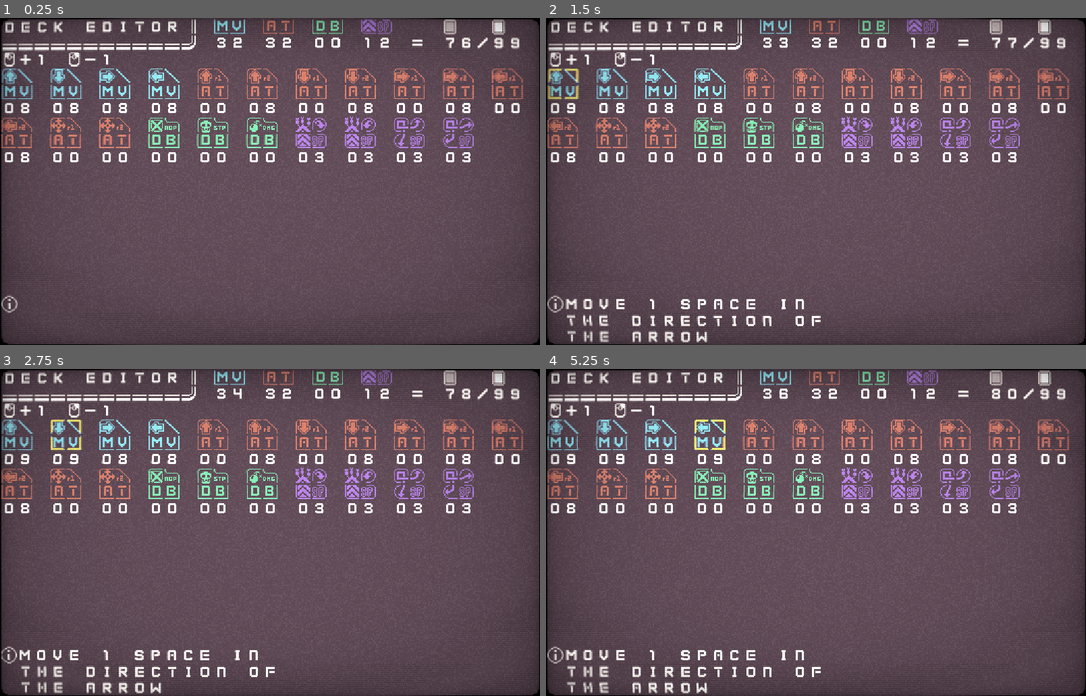
Above: before the commit, frames 1-4 (two rows, left to right).
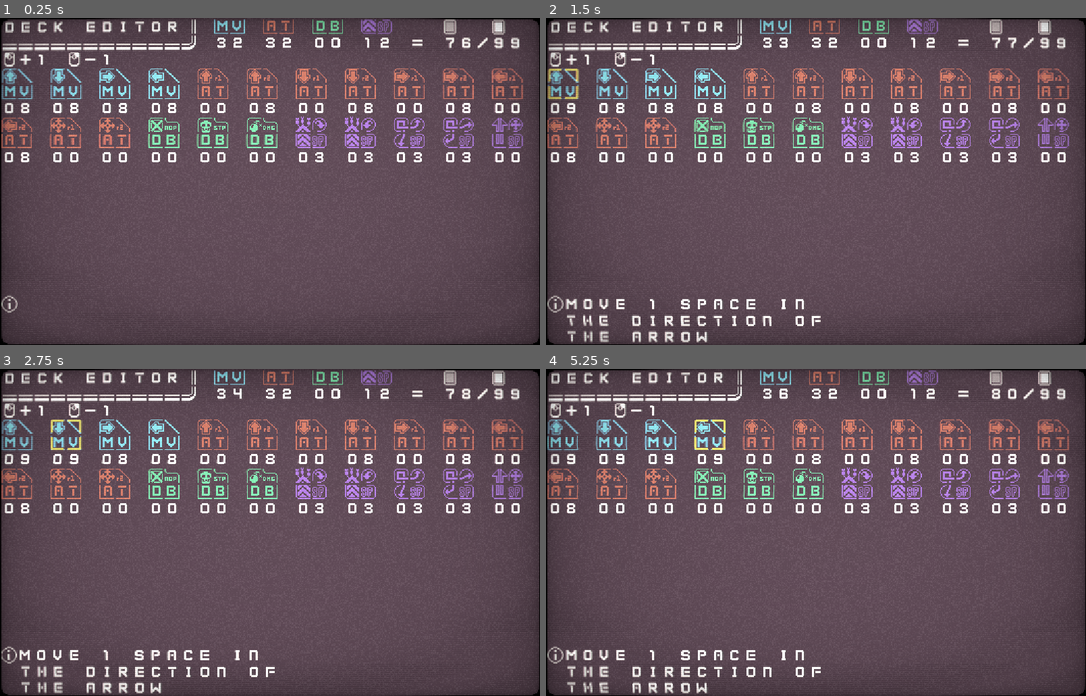
Above: after the commit, the same moments.

Repository: adam-bethell/RoboChess
Game: Godot game, scene res://DeckEditor.tscn
The game is run twice, just before and just after one commit, with the same random seed, the same clock (stepped at 60 frames per second) and the same inputs. This scene is started directly instead of the project's main scene.
Inputs (mouse positions are in pixels of both pictures, inside the frame that each line leads up to):
- Up to frame 1 (0.25 s): no input
- Up to frame 2 (1.5 s): move the mouse to (562, 83) at 0.52 s; click (562, 83) at 0.6 s; tap Enter at 1.25 s; move the mouse to (562, 89) at 1.27 s; right-click (562, 89) at 1.35 s; click (562, 89) at 1.42 s
- Up to frame 3 (2.75 s): tap Space at 2 s; move the mouse to (64, 434) at 2.02 s; click (64, 434) at 2.1 s
- Up to frame 4 (5.25 s): move the mouse to (610, 440) at 2.77 s; right-click (610, 440) at 2.85 s; click (610, 440) at 2.92 s; move the mouse to (659, 434) at 3.52 s; click (659, 434) at 3.6 s; move the mouse to (659, 440) at 4.27 s; right-click (659, 440) at 4.35 s; click (659, 440) at 4.42 s; move the mouse to (708, 434) at 5.02 s; click (708, 434) at 5.1 s

The runs differ from the first frame. In frame 1, 0.4% of the frame differs, in the area x 91-97%, y 30-45%; in frame 2, 0.4%; in frame 3, 0.3%; in frame 4, 0.4%.

Commit message:
Start adding new REDIRECT card

Diff:
--- a/Data/CardData.gd
+++ b/Data/CardData.gd
@@ -192,5 +192,14 @@
 		"direction": null,
 		"distance": null,
 		"keywords": ["swap ew"]
+	},
+	"Redirect": {
+		"name": "Redirect",
+		"description": "Changes the path taken across the cards",
+		"tiles": ["SP Redirect 1", "SP Redirect", "SP Redirect 2", "SP"],
+		"type": Type.SPECIAL,
+		"direction": null,
+		"distance": null,
+		"keywords": ["redirect"]
 	}
 }
--- a/Scripts/ProgInstruction.gd
+++ b/Scripts/ProgInstruction.gd
@@ -14,7 +14,7 @@
 	distance = card_data["distance"]
 	keywords = card_data["keywords"]
 
-	if "spin cw" in keywords || "spin acw" in keywords:
+	if "spin cw" in keywords or "spin acw" in keywords or "redirect" in keywords:
 		set_spin(randi() % 4)
 	else:
 		set_spin(CardData.Direction.NORTH)
--- a/tilemap.tres
+++ b/tilemap.tres
@@ -2257,3 +2257,45 @@
 164/shape_one_way_margin = 0.0
 164/shapes = [  ]
 164/z_index = 0
+165/name = "SP Redirect"
+165/texture = ExtResource( 1 )
+165/tex_offset = Vector2( 0, 0 )
+165/modulate = Color( 1, 1, 1, 1 )
+165/region = Rect2( 768, 304, 16, 16 )
+165/tile_mode = 0
+165/occluder_offset = Vector2( 0, 0 )
+165/navigation_offset = Vector2( 0, 0 )
+165/shape_offset = Vector2( 0, 0 )
+165/shape_transform = Transform2D( 1, 0, 0, 1, 0, 0 )
+165/shape_one_way = false
+165/shape_one_way_margin = 0.0
+165/shapes = [  ]
+165/z_index = 0
+166/name = "SP Redirect 1"
+166/texture = ExtResource( 1 )
+166/tex_offset = Vector2( 0, 0 )
+166/modulate = Color( 1, 1, 1, 1 )
+166/region = Rect2( 768, 320, 16, 16 )
+166/tile_mode = 0
+166/occluder_offset = Vector2( 0, 0 )
+166/navigation_offset = Vector2( 0, 0 )
+166/shape_offset = Vector2( 0, 0 )
+166/shape_transform = Transform2D( 1, 0, 0, 1, 0, 0 )
+166/shape_one_way = false
+166/shape_one_way_margin = 0.0
+166/shapes = [  ]
+166/z_index = 0
+167/name = "SP Redirect 2"
+167/texture = ExtResource( 1 )
+167/tex_offset = Vector2( 0, 0 )
+167/modulate = Color( 1, 1, 1, 1 )
+167/region = Rect2( 768, 336, 16, 16 )
+167/tile_mode = 0
+167/occluder_offset = Vector2( 0, 0 )
+167/navigation_offset = Vector2( 0, 0 )
+167/shape_offset = Vector2( 0, 0 )
+167/shape_transform = Transform2D( 1, 0, 0, 1, 0, 0 )
+167/shape_one_way = false
+167/shape_one_way_margin = 0.0
+167/shapes = [  ]
+167/z_index = 0
Binary file changed: tileset.png
